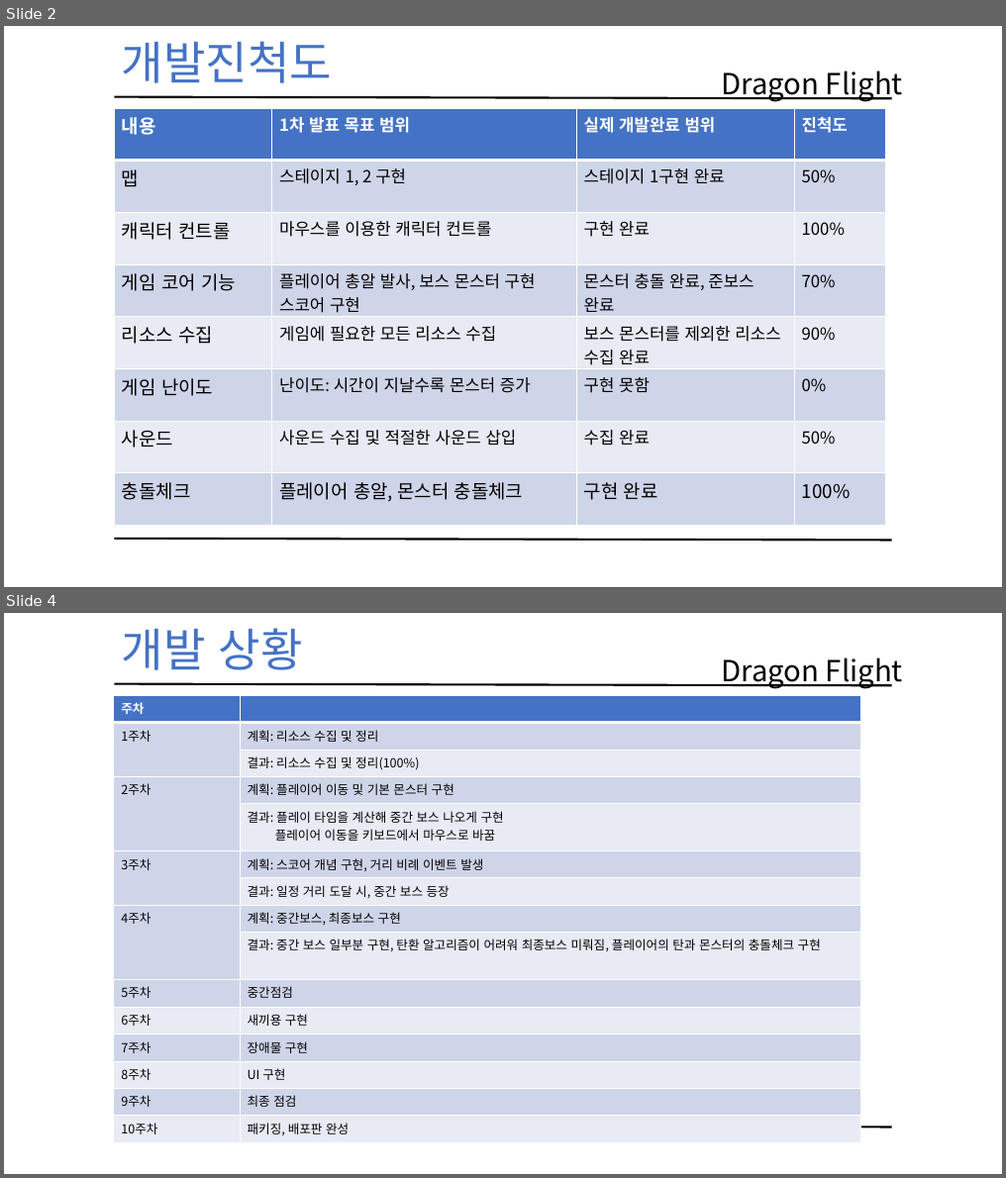
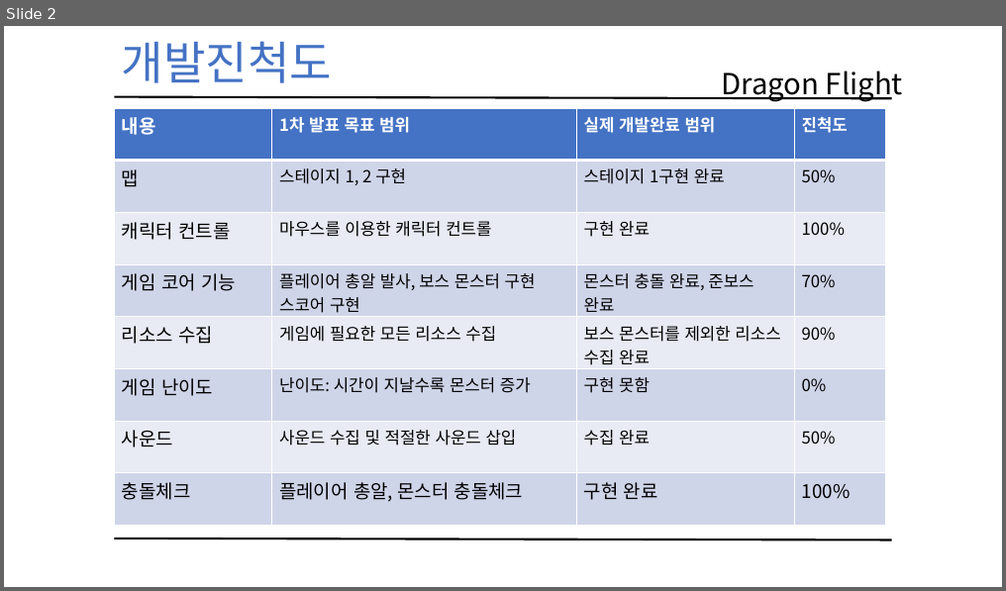
Before and after one commit to kbs5586/2015180003_2DGP_DRILL, a slide deck: DragonFlight Project/2015180003 2차발표.pptx. Shown one above the other, each under a label of ours: slides 2 and 4 before the commit, slide 2 after it; the slides between them are not shown. The pictures are 1006x1178 and 1006x591 pixels, drawn with LibreOffice and Linux fonts; fonts in the diff are those of the drawing. Boxes give left, top, right and bottom in pixels: in the first picture for what was removed or moved away, otherwise in the second. Text is boxed around its words. In the diff, an @@ line names an element or a change of style, - is before the commit and + after.

```diff
--- a/DragonFlight Project/2015180003 2차발표.pptx
+++ b/DragonFlight Project/2015180003 2차발표.pptx
@@ slide 4 removed at <box>4,613,1002,1174</box>, background #FFFFFF @@
@@ text removed at <box>122,628,303,670</box> @@
-개발 상황
@@ text removed at <box>721,658,903,689</box> @@
-Dragon Flight
@@ line removed from (114, 684) to (892, 685) @@
@@ table removed at <box>114,695,861,1143</box>, 15 rows, 2 columns @@
-주차 | 
-1주차 | 계획: 리소스 수집 및 정리
- | 결과: 리소스 수집 및 정리(100%)
-2주차 | 계획: 플레이어 이동 및 기본 몬스터 구현
- | 결과: 플레이 타임을 계산해 중간 보스 나오게 구현 / 플레이어 이동을 키보드에서 마우스로 바꿈
-3주차 | 계획: 스코어 개념 구현, 거리 비례 이벤트 발생
- | 결과: 일정 거리 도달 시, 중간 보스 등장
-4주차 | 계획: 중간보스, 최종보스 구현
- | 결과: 중간 보스 일부분 구현, 탄환 알고리즘이 어려워 최종보스 미뤄짐, 플레이어의 탄과 몬스터의 충돌체크 구현
-5주차 | 중간점검
-6주차 | 새끼용 구현
-7주차 | 장애물 구현
-8주차 | UI 구현
-9주차 | 최종 점검
-10주차 | 패키징, 배포판 완성
@@ line removed from (114, 1126) to (892, 1128) @@
```
Also in this commit, not shown: 1 slide changed, 1 other slide removed, 3 other files.
